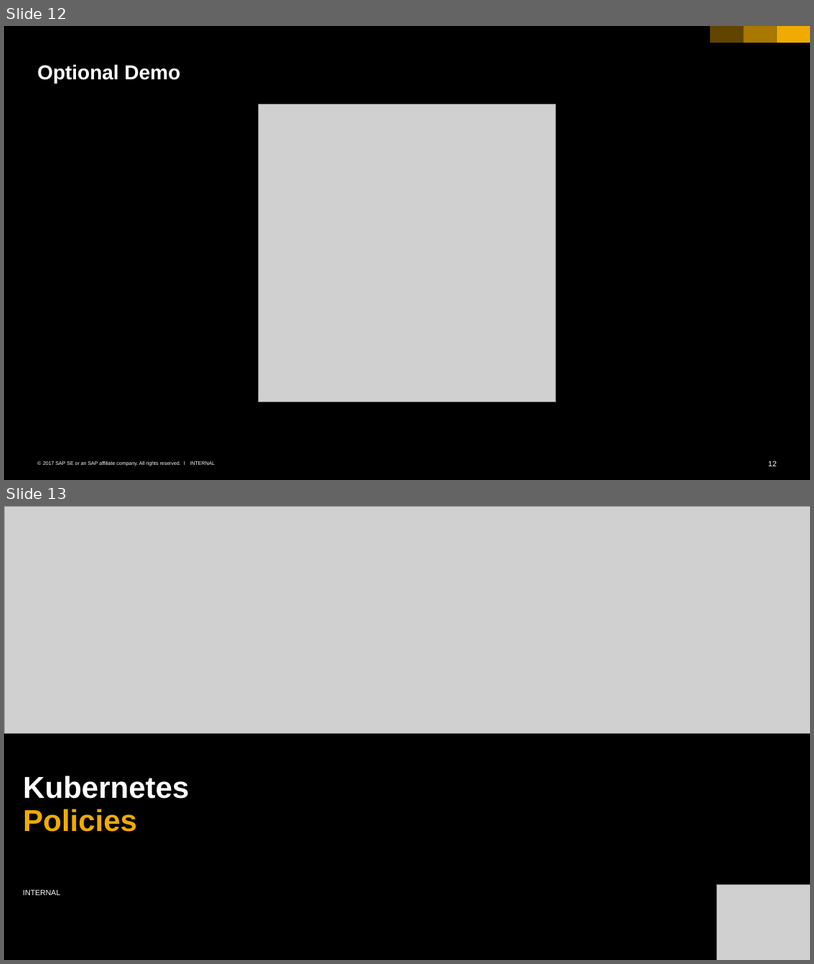
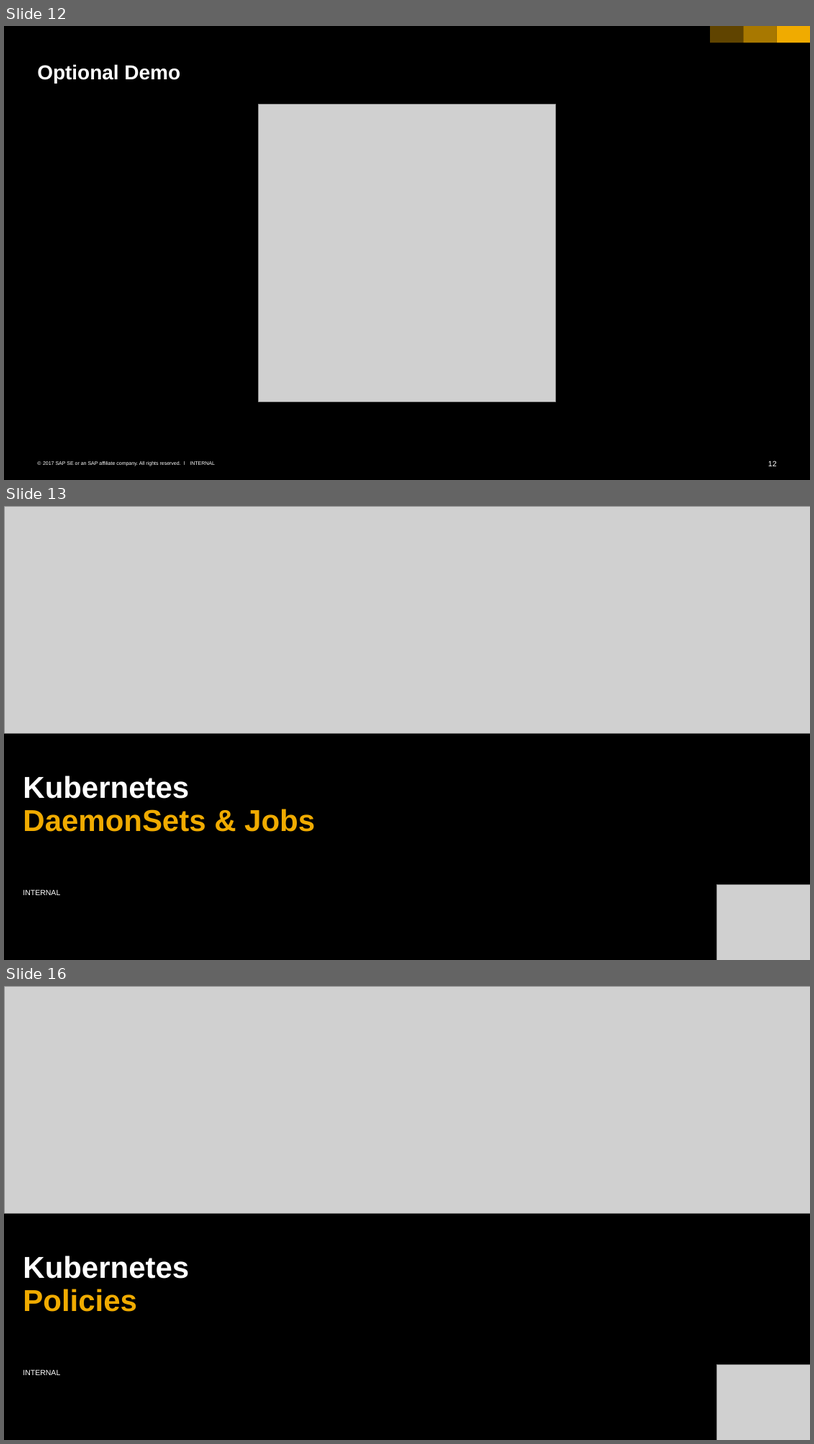
Before and after one commit to cuijiyao01/docker-k8s-training, a slide deck: kubernetes/11_administration.pptx. Shown one above the other, each under a label of ours: slides 12 and 13 before the commit, slides 12, 13 and 16 after it; the slides between them are not shown. The pictures are 814x964 and 814x1444 pixels, drawn with LibreOffice and Linux fonts; fonts in the diff are those of the drawing; grey boxes stand for pictures; background and template pictures are left out. Boxes give left, top, right and bottom in pixels: in the first picture for what was removed or moved away, otherwise in the second. Text is boxed around its words. In the diff, an @@ line names an element or a change of style, - is before the commit and + after.

Commit message:
added brief intro to daemonset & job

```diff
--- a/kubernetes/11_administration.pptx
+++ b/kubernetes/11_administration.pptx
@@ slide 13 added at [4, 506, 810, 960], background #000000; not listed: 1 template element that a slide beside it also shows @@
@@ picture added at [4, 506, 810, 733] @@
@@ text added at [23, 775, 315, 831], 36 pt, text #F0AB00, bold @@
+Kubernetes
+DaemonSets & Jobs
@@ picture added at [717, 885, 810, 960] @@
@@ what was slide 13 is now slide 16 @@
```
Also in this commit, not shown: 1 slide changed, 2 other slides added.
